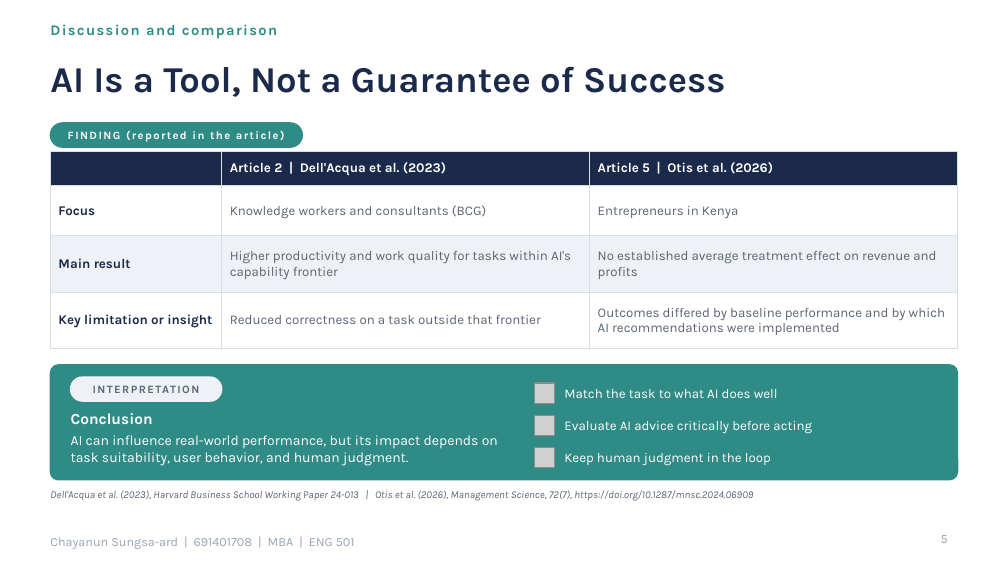
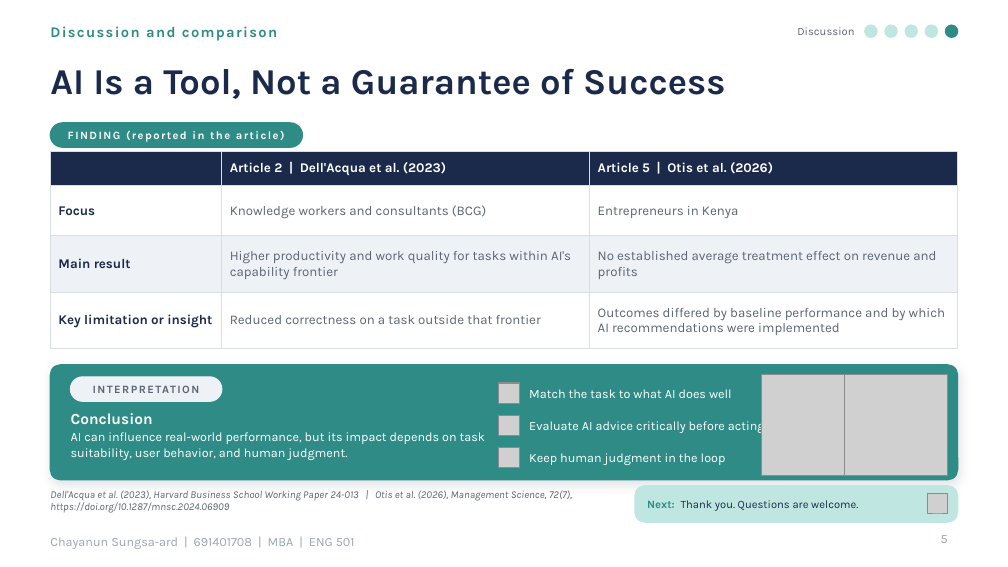
Before and after one commit to tungao06/slide-present-en, a slide deck: slide 5 of presentation/AI_Work_Performance_ENG501.pptx. Drawn at 1008x567 pixels with LibreOffice and Linux fonts; fonts in the diff are those of the drawing; grey boxes stand for pictures; background and template pictures are left out. Boxes give left, top, right and bottom in pixels: in the first picture for what was removed or moved away, otherwise in the second. Text is boxed around its words. In the diff, an @@ line names an element or a change of style, - is before the commit and + after.

```diff
--- a/presentation/AI_Work_Performance_ENG501.pptx
+++ b/presentation/AI_Work_Performance_ENG501.pptx
@@ text added at box(797, 27, 854, 35), 8 pt, text #5A6472 @@
+Discussion
@@ ellipse added at box(865, 25, 877, 37), fill #BFE6E0, outline #BFE6E0 1 pt @@
@@ ellipse added at box(885, 25, 897, 37), fill #BFE6E0, outline #BFE6E0 1 pt @@
@@ ellipse added at box(905, 25, 917, 37), fill #BFE6E0, outline #BFE6E0 1 pt @@
@@ ellipse added at box(925, 25, 937, 37), fill #BFE6E0, outline #BFE6E0 1 pt @@
@@ ellipse added at box(946, 25, 958, 37), fill #2E8B86, outline #2E8B86 1 pt @@
@@ rounded rectangle at box(50, 365, 958, 480): shadow on; proportions changed @@
@@ text "Match the task to what ...": place and size @@
-text "Match the task to what ..." at box(564, 389, 778, 398)
+text "Match the task to what ..." at box(529, 389, 732, 398)
@@ picture added at box(761, 375, 857, 476) @@
@@ picture added at box(845, 375, 948, 476) @@
@@ text "Evaluate AI advice critically before ...": place and size @@
-text "Evaluate AI advice critically before ..." at box(564, 421, 812, 434)
+text "Evaluate AI advice critically before ..." at box(529, 418, 765, 433)
@@ text "AI can influence real-world performance, ..." at box(71, 432, 485, 460): size 10 to 9 pt @@
@@ 3 pictures: place and size @@
-3 pictures at box(534, 383, 554, 468)
+3 pictures at box(499, 383, 519, 468)
@@ size 9.5 to 9 pt in 3 elements at box(529, 389, 732, 398), box(529, 418, 765, 433), box(529, 453, 726, 465) @@
@@ text "Keep human judgment in the ...": place and size @@
-text "Keep human judgment in the ..." at box(564, 453, 771, 466)
+text "Keep human judgment in the ..." at box(529, 453, 726, 465)
@@ text "Dell'Acqua et al. (2023), Harvard ..." rewrapped from box(50, 490, 753, 501) to box(50, 490, 572, 513) @@
@@ rounded rectangle added at box(635, 486, 958, 522), fill #BFE6E0, outline #BFE6E0 1 pt @@
@@ text added at box(647, 500, 858, 511), 8 pt, text #1B2A4A @@
+Next: Thank you. Questions are welcome.
@@ picture added at box(927, 494, 948, 514) @@
```
Also in this commit, not shown: 9 other slides changed, 4 other files.
